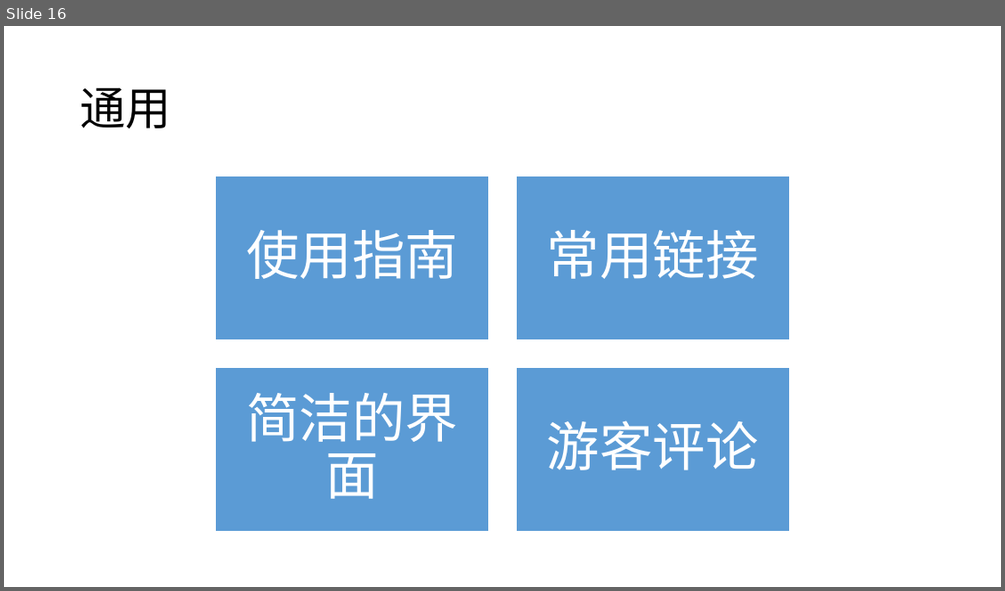
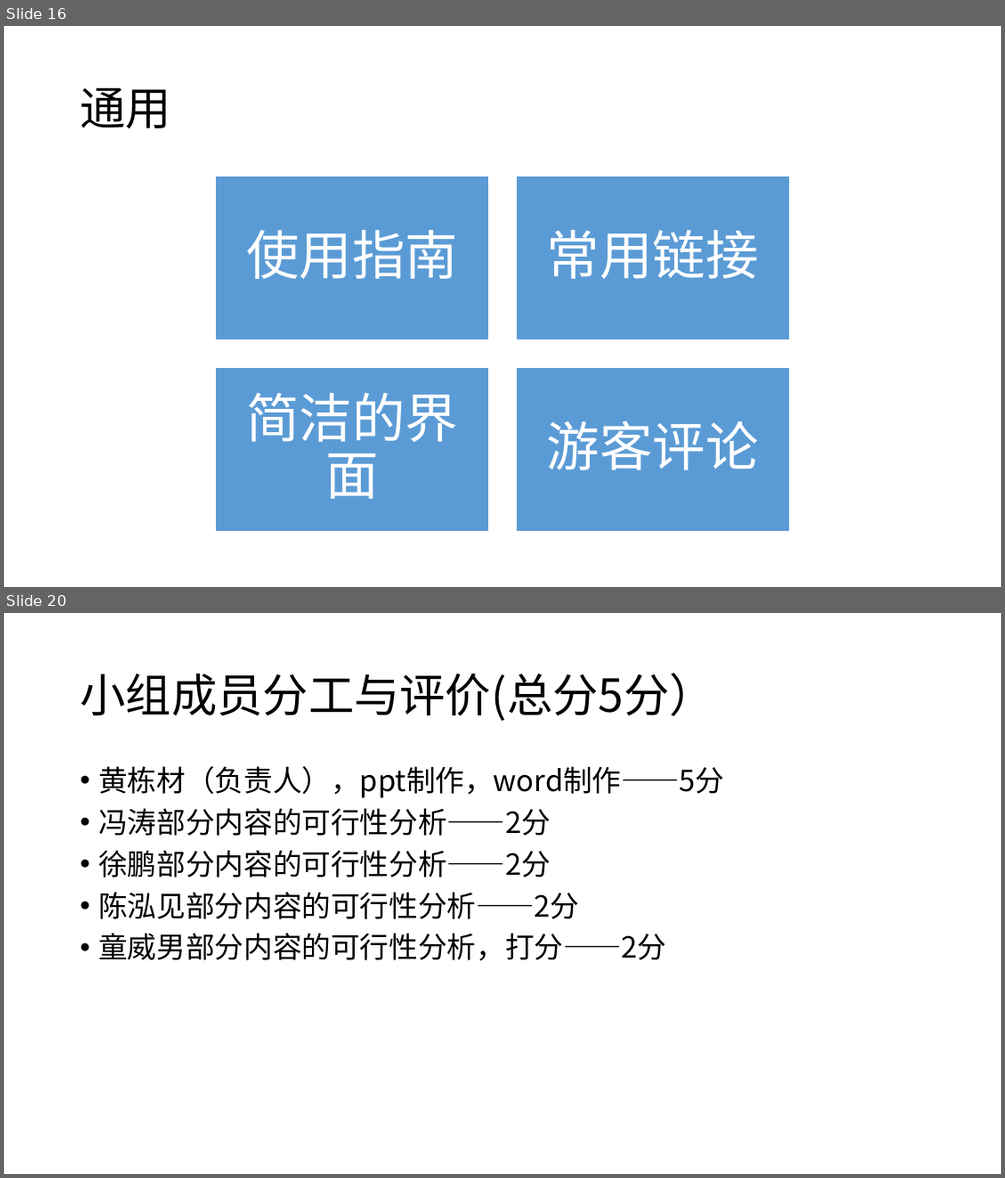
Before and after one commit to twn422/PRD2017, a slide deck: PRD-2017-G24/STW/受控文件/分析设计/项目可行性报告/可行性分析报告.pptx. Shown one above the other, each under a label of ours: slide 16 before the commit, slides 16 and 20 after it; the slides between them are not shown. The pictures are 1005x591 and 1005x1178 pixels, drawn with LibreOffice and Linux fonts; fonts in the diff are those of the drawing. Boxes give left, top, right and bottom in pixels: in the first picture for what was removed or moved away, otherwise in the second. Text is boxed around its words. In the diff, an @@ line names an element or a change of style, - is before the commit and + after.

Commit message:
增加分工和评价，参考，遇到问题

```diff
--- a/PRD-2017-G24/STW/受控文件/分析设计/项目可行性报告/可行性分析报告.pptx
+++ b/PRD-2017-G24/STW/受控文件/分析设计/项目可行性报告/可行性分析报告.pptx
@@ slide 20 added at (4,613,1001,1174), background #FFFFFF @@
@@ title added at (80,673,715,721), 44 pt, text #000000 @@
+小组成员分工与评价(总分5分）
@@ text added at (98,766,724,961), 28 pt, text #000000 @@
+• 黄栋材（负责人），ppt制作，word制作——5分
+• 冯涛部分内容的可行性分析——2分
+• 徐鹏部分内容的可行性分析——2分
+• 陈泓见部分内容的可行性分析——2分
+• 童威男部分内容的可行性分析，打分——2分
```
Also in this commit, not shown: 6 slides changed, 2 other slides added.
